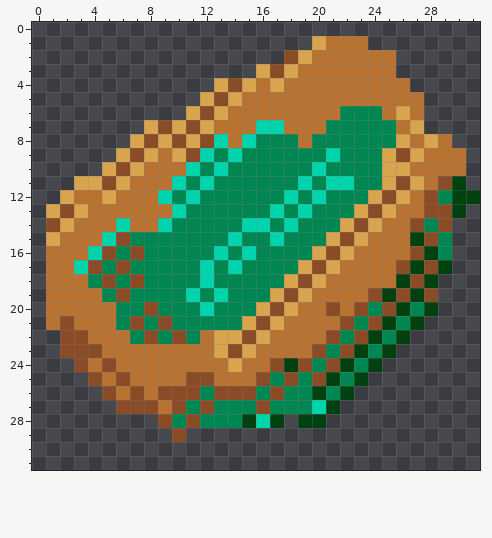
Pixel-art file: Assets/Art/Sprites/ItemSprite/CopperOre.aseprite. The picture above is the old version.
32x32 pixels, 1 frame.
The same view after the edit:
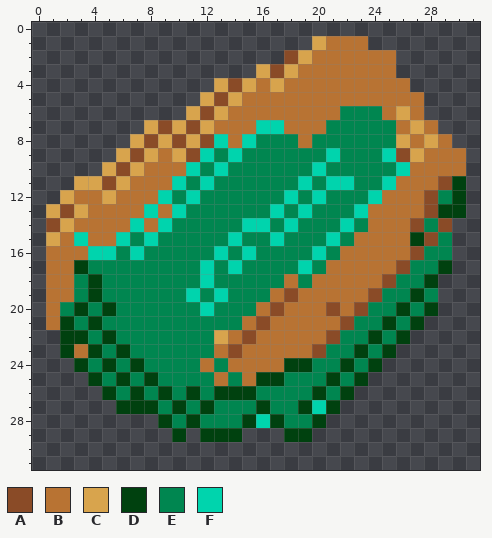
Palette (. is transparent): A #8a4b27  B #b87333  C #d8a44d  D #00410f  E #008650  F #00d4ad
Diff:
Changed rows in their new state; - is an unchanged pixel.
first column x 2:
 7 --------------------------B---
 9 -----------------------F------
10 -----------------------EF-----
11 -----------------------FBB----
12 ----------------------FBB----.
13 ------F--------------FBB---D--
14 ----BF--------------FEB-------
15 -F-BF-F------------FEB--------
16 ---F-F------------FEB-----E---
17 -DE-E------------FEB-----EE---
18 -EDE-E----------BEB----AEE----
19 -ED-E----------B-B-----EE-E---
20 EDED--E-------B-B------E------
21 DEDE-E-E-----B-B------E-------
22 DDEDE-E-E-E-B-B------E--------
23 DBDEDEEEEEEB-B------E---------
24 -DEDEDEEEE-EB--B-D-E----------
25 --DEDEDEEEE-E-DDE-E-----------
26 ---DEDEDED-DDD-E--------------
27 ----DDDED-D---D--D------------
28 -------D-D------EE------------
29 --------D-DDD---DD------------
